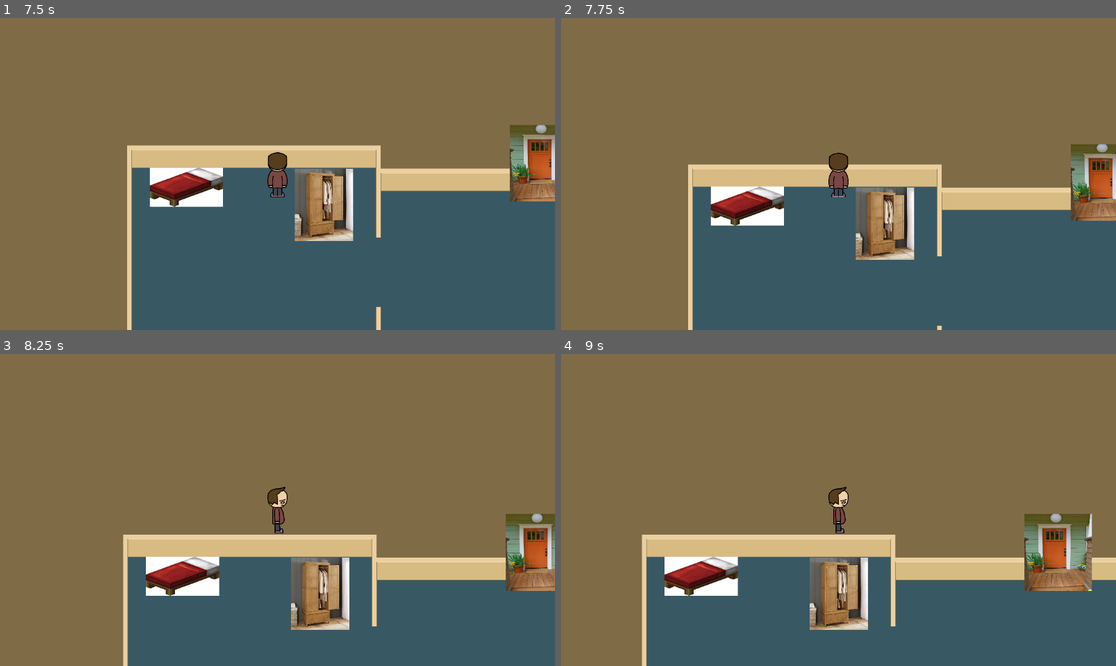
Above: before the commit, frames 1-4 (two rows, left to right).
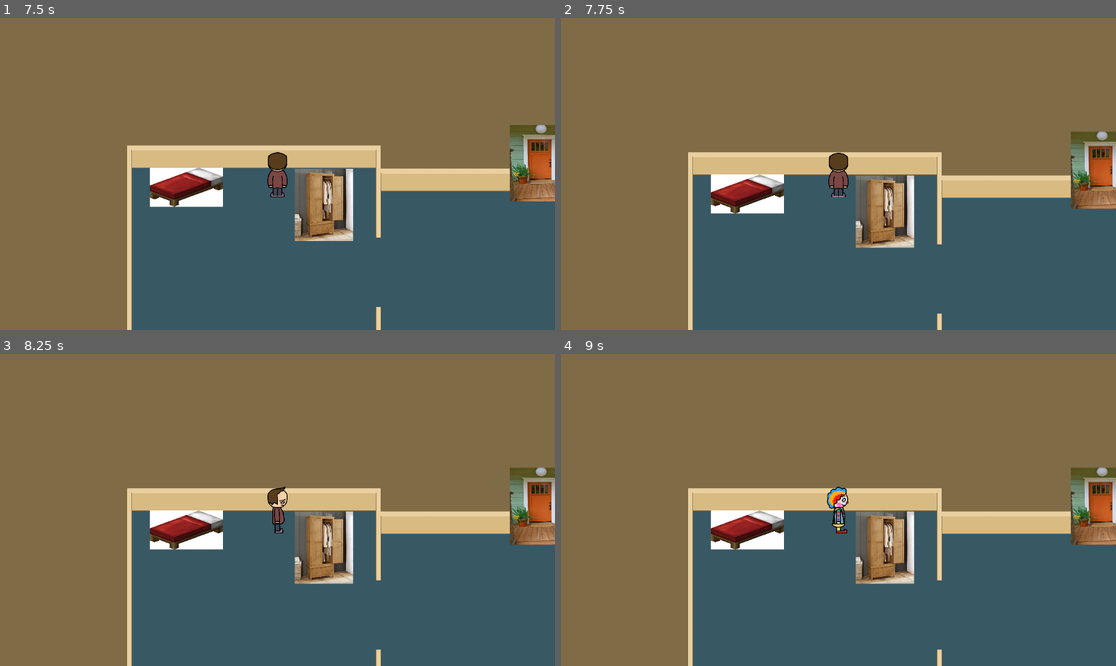
Above: after the commit, the same moments.

Repository: Isabelle1909/JuggleManMania
Game: Godot game, scene res://scenes/ui_scenes/MainMenu.tscn
Two runs of this game, one before a commit and one after it. Both use one fixed random seed, a clock stepped at 60 frames per second and the inputs below. The engine's default icon, where the game draws it, is replaced by a stand-in: a white triangle on a blue panel in a dark square.
Inputs:
- Up to frame 1 (7.5 s): click "New Game" at 0.5 s; tap Enter at 1.25, 2.75 s; hold D (move_right) 1.28-2.03 s; tap J (interact) every 1.5 s from 1.35 to 7.35 s; tap Space at 2, 6.5 s; hold L (back) 2.03-2.78 s; tap T (test input 1) every 1.5 s from 2.1 to 6.6 s; hold D (move_right) 2.78-3.53 s; hold Up (ui_up) 3.53-4.28 s; hold A (move_left) 4.28-5.78 s; hold L (back) 5.78-6.53 s; hold D (move_right) 6.53-7.28 s; hold Up (ui_up) from 7.28 s (still down)
- Up to frame 2 (7.75 s): keep holding Up (ui_up)
- Up to frame 3 (8.25 s): release Up (ui_up) at 8.03 s; hold D (move_right) from 8.03 s (still down); tap T (test input 1) at 8.1 s
- Up to frame 4 (9 s): release D (move_right) at 8.78 s; hold L (back) from 8.78 s (still down); tap J (interact) at 8.85 s

Frame 1 is identical in both runs. In frame 2, 11% of the frame differs, in the area x 22-100%, y 36-99%; in frame 3, 23%; in frame 4, 27%, in the area x 14-100%, y 36-100%.

Commit message:
Collision Update
Added collisions to the House

Diff:
--- a/juggle-man-mania-project/tilesets/game_tile_set.tres
+++ b/juggle-man-mania-project/tilesets/game_tile_set.tres
@@ -171,60 +171,97 @@
 texture = ExtResource("3_7cqdy")
 texture_region_size = Vector2i(48, 48)
 0:0/0 = 0
+0:0/0/physics_layer_0/polygon_0/points = PackedVector2Array(24, -24, -24, -24, -24, 24, 24, 24)
 1:0/0 = 0
+1:0/0/physics_layer_0/polygon_0/points = PackedVector2Array(24, -24, -24, -24, -24, 24, 24, 24)
 0:1/0 = 0
+0:1/0/physics_layer_0/polygon_0/points = PackedVector2Array(-24, -24, -13.382492, -24, -13.382492, 24, -24, 24)
 1:1/0 = 0
+1:1/0/physics_layer_0/polygon_0/points = PackedVector2Array(24, -24, 13.382492, -24, 13.382492, 24, 24, 24)
 3:1/0 = 0
+3:1/0/physics_layer_0/polygon_0/points = PackedVector2Array(0.21242142, -24, 24, -24, 24, 24, 0.21242142, 24)
 4:1/0 = 0
+4:1/0/physics_layer_0/polygon_0/points = PackedVector2Array(24, -24, -24, -24, -24, 24, 24, 24)
 5:1/0 = 0
+5:1/0/physics_layer_0/polygon_0/points = PackedVector2Array(-0.21242142, -24, -24, -24, -24, 24, -0.21242142, 24)
 6:1/0 = 0
 7:1/0 = 0
 8:1/0 = 0
 0:2/0 = 0
+0:2/0/physics_layer_0/polygon_0/points = PackedVector2Array(-24, -24, -13.382492, -24, -13.382492, 24, -24, 24)
 1:2/0 = 0
+1:2/0/physics_layer_0/polygon_0/points = PackedVector2Array(24, -24, 13.382492, -24, 13.382492, 24, 24, 24)
 6:2/0 = 0
 7:2/0 = 0
 8:2/0 = 0
 0:3/0 = 0
+0:3/0/physics_layer_0/polygon_0/points = PackedVector2Array(24, -24, -24, -24, -24, 24, 24, 24)
 1:3/0 = 0
+1:3/0/physics_layer_0/polygon_0/points = PackedVector2Array(24, -24, -24, -24, -24, 24, 24, 24)
 6:3/0 = 0
 7:3/0 = 0
 8:3/0 = 0
 2:4/0 = 0
+2:4/0/physics_layer_0/polygon_0/points = PackedVector2Array(13.170071, 0.21242142, 24, 0.21242142, 24, 24, 12.745228, 24)
 4:4/0 = 0
+4:4/0/physics_layer_0/polygon_0/points = PackedVector2Array(24, -24, -24, -24, -24, 24, 24, 24)
 0:5/0 = 0
+0:5/0/physics_layer_0/polygon_0/points = PackedVector2Array(24, -24, -24, -24, -24, 24, 24, 24)
 1:5/0 = 0
+1:5/0/physics_layer_0/polygon_0/points = PackedVector2Array(24, -24, -24, -24, -24, 24, 24, 24)
 2:5/0 = 0
+2:5/0/physics_layer_0/polygon_0/points = PackedVector2Array(24, -24, -24, -24, -24, 24, 24, 24)
 6:5/0 = 0
 7:5/0 = 0
 8:5/0 = 0
 1:6/0 = 0
+1:6/0/physics_layer_0/polygon_0/points = PackedVector2Array(24, -24, -24, -24, -24, 24, 24, 24)
 2:6/0 = 0
+2:6/0/physics_layer_0/polygon_0/points = PackedVector2Array(12.957649, -24, 24, -24, 24, 24, 12.745228, 24)
 3:6/0 = 0
+3:6/0/physics_layer_0/polygon_0/points = PackedVector2Array(0.21242142, -24, 24, -24, 24, 24, 0.21242142, 24)
 4:6/0 = 0
+4:6/0/physics_layer_0/polygon_0/points = PackedVector2Array(24, -24, -24, -24, -24, 24, 24, 24)
 5:6/0 = 0
+5:6/0/physics_layer_0/polygon_0/points = PackedVector2Array(-0.21242142, -24, -24, -24, -24, 24, -0.21242142, 24)
 6:6/0 = 0
 7:6/0 = 0
 8:6/0 = 0
 10:6/0 = 0
+10:6/0/physics_layer_0/polygon_0/points = PackedVector2Array(24, -24, -24, -24, -24, 24, 24, 24)
 1:7/0 = 0
+1:7/0/physics_layer_0/polygon_0/points = PackedVector2Array(24, -24, -24, -24, -24, 24, 24, 24)
 4:7/0 = 0
+4:7/0/physics_layer_0/polygon_0/points = PackedVector2Array(-12.590113, -0.2398119, -24, -0.23981094, -24, 24, -13.069733, 24)
 6:7/0 = 0
 7:7/0 = 0
 8:7/0 = 0
 0:8/0 = 0
+0:8/0/physics_layer_0/polygon_0/points = PackedVector2Array(-24, -24, 24, -24, 24, -2.9738884, -15.081858, -3.3987274, -15.081856, 24, -24, 24)
 1:8/0 = 0
+1:8/0/physics_layer_0/polygon_0/points = PackedVector2Array(-24, -24, 24, -24, 24, -2.9738884, -24, -2.3366241)
 2:8/0 = 0
+2:8/0/physics_layer_0/polygon_0/points = PackedVector2Array(24, -24, -24, -24, -24, -2.9738884, 15.506695, -2.9738884, 14.869434, 24, 24, 24)
 4:8/0 = 0
+4:8/0/physics_layer_0/polygon_0/points = PackedVector2Array(24, -24, -24, -24, -24, 24, 24, 24)
 0:9/0 = 0
+0:9/0/physics_layer_0/polygon_0/points = PackedVector2Array(-24, -24, -15.081858, -24, -15.081856, 24, -24, 24)
 2:9/0 = 0
+2:9/0/physics_layer_0/polygon_0/points = PackedVector2Array(24, -24, 15.081858, -24, 15.081856, 24, 24, 24)
 4:9/0 = 0
+4:9/0/physics_layer_0/polygon_0/points = PackedVector2Array(-24, -24, -13.382492, -24, -13.382492, 24, -24, 24)
 6:9/0 = 0
+6:9/0/physics_layer_0/polygon_0/points = PackedVector2Array(24, -24, -24, -24, -24, 24, 24, 24)
 7:9/0 = 0
+7:9/0/physics_layer_0/polygon_0/points = PackedVector2Array(24, -24, -24, -24, -24, 24, 24, 24)
 8:9/0 = 0
+8:9/0/physics_layer_0/polygon_0/points = PackedVector2Array(24, -24, -24, -24, -24, 24, 24, 24)
 6:10/0 = 0
+6:10/0/physics_layer_0/polygon_0/points = PackedVector2Array(24, -24, -24, -24, -24, 24, 24, 24)
 7:10/0 = 0
+7:10/0/physics_layer_0/polygon_0/points = PackedVector2Array(24, -24, -24, -24, -24, 24, 24, 24)
 8:10/0 = 0
+8:10/0/physics_layer_0/polygon_0/points = PackedVector2Array(24, -24, -24, -24, -24, 24, 24, 24)
 10:10/0 = 0
 
 [sub_resource type="TileSetAtlasSource" id="TileSetAtlasSource_7cqdy"]
@@ -240,32 +277,55 @@
 7:7/0 = 0
 8:7/0 = 0
 4:9/0 = 0
+4:9/0/physics_layer_0/polygon_0/points = PackedVector2Array(-13.170067, -24, -24, -24, -24, 24, -13.38249, 24)
 4:8/0 = 0
+4:8/0/physics_layer_0/polygon_0/points = PackedVector2Array(-24, -24, 24, -24, 24, 24, -24, 24)
 4:7/0 = 0
+4:7/0/physics_layer_0/polygon_0/points = PackedVector2Array(-12.957653, -0.42484093, -24, -0.4796257, -24, 24, -13.170071, 24)
 2:8/0 = 0
+2:8/0/physics_layer_0/polygon_0/points = PackedVector2Array(-24, -24, 24, -24, 24, 24, -24, 24)
 2:9/0 = 0
+2:9/0/physics_layer_0/polygon_0/points = PackedVector2Array(15.294277, -24, 24, -24, 24, 24, 15.294277, 24)
 1:9/0 = 0
 1:8/0 = 0
+1:8/0/physics_layer_0/polygon_0/points = PackedVector2Array(-24, -24, 24, -24, 24, 24, -24, 24)
 0:8/0 = 0
+0:8/0/physics_layer_0/polygon_0/points = PackedVector2Array(-24, -24, 24, -24, 24, 24, -24, 24)
 0:9/0 = 0
+0:9/0/physics_layer_0/polygon_0/points = PackedVector2Array(-24, -24, -15.081856, -24, -15.294273, 24, -24, 24)
 1:6/0 = 0
+1:6/0/physics_layer_0/polygon_0/points = PackedVector2Array(-24, -24, 24, -24, 24, 24, -24, 24)
 1:5/0 = 0
+1:5/0/physics_layer_0/polygon_0/points = PackedVector2Array(-24, -24, 24, -24, 24, 24, -24, 24)
 1:4/0 = 0
+1:4/0/physics_layer_0/polygon_0/points = PackedVector2Array(-24, -24, 24, -24, 24, 24, -24, 24)
 2:4/0 = 0
+2:4/0/physics_layer_0/polygon_0/points = PackedVector2Array(-24, -24, 24, -24, 24, 24, -24, 24)
 3:4/0 = 0
 3:3/0 = 0
 3:5/0 = 0
 0:4/0 = 0
+0:4/0/physics_layer_0/polygon_0/points = PackedVector2Array(-24, -24, 24, -24, 24, 24, -24, 24)
 4:4/0 = 0
+4:4/0/physics_layer_0/polygon_0/points = PackedVector2Array(-24, -24, 24, -24, 24, 24, -24, 24)
 1:2/0 = 0
+1:2/0/physics_layer_0/polygon_0/points = PackedVector2Array(-24, -24, 24, -24, 24, 24, -24, 24)
 1:1/0 = 0
+1:1/0/physics_layer_0/polygon_0/points = PackedVector2Array(13.170067, -24, 24, -24, 24, 24, 13.38249, 24)
 1:0/0 = 0
+1:0/0/physics_layer_0/polygon_0/points = PackedVector2Array(-24, -24, 24, -24, 24, 24, -24, 24)
 0:0/0 = 0
+0:0/0/physics_layer_0/polygon_0/points = PackedVector2Array(-24, -24, 24, -24, 24, 24, -24, 24)
 0:1/0 = 0
+0:1/0/physics_layer_0/polygon_0/points = PackedVector2Array(-13.170067, -24, -24, -24, -24, 24, -13.38249, 24)
 0:2/0 = 0
+0:2/0/physics_layer_0/polygon_0/points = PackedVector2Array(-24, -24, 24, -24, 24, 24, -24, 24)
 3:1/0 = 0
+3:1/0/physics_layer_0/polygon_0/points = PackedVector2Array(0, -24, 24, -24, 24, 24, 0.21242142, 24)
 4:1/0 = 0
+4:1/0/physics_layer_0/polygon_0/points = PackedVector2Array(-24, -24, 24, -24, 24, 24, -24, 24)
 5:1/0 = 0
+5:1/0/physics_layer_0/polygon_0/points = PackedVector2Array(0, -24, -24, -24, -24, 24, -0.21242142, 24)
 6:1/0 = 0
 6:2/0 = 0
 6:3/0 = 0
@@ -276,10 +336,15 @@
 8:1/0 = 0
 8:3/0 = 0
 3:6/0 = 0
+3:6/0/physics_layer_0/polygon_0/points = PackedVector2Array(0, -24, 24, -24, 24, 24, 0.21242142, 24)
 4:6/0 = 0
+4:6/0/physics_layer_0/polygon_0/points = PackedVector2Array(-24, -24, 24, -24, 24, 24, -24, 24)
 5:6/0 = 0
+5:6/0/physics_layer_0/polygon_0/points = PackedVector2Array(0, -24, -24, -24, -24, 24, -0.21242142, 24)
 2:3/0 = 0
+2:3/0/physics_layer_0/polygon_0/points = PackedVector2Array(12.957653, -0.42484093, 24, -0.4796257, 24, 24, 13.170071, 24)
 2:5/0 = 0
+2:5/0/physics_layer_0/polygon_0/points = PackedVector2Array(13.170067, -24, 24, -24, 24, 24, 13.38249, 24)
 
 [resource]
 tile_size = Vector2i(48, 48)
